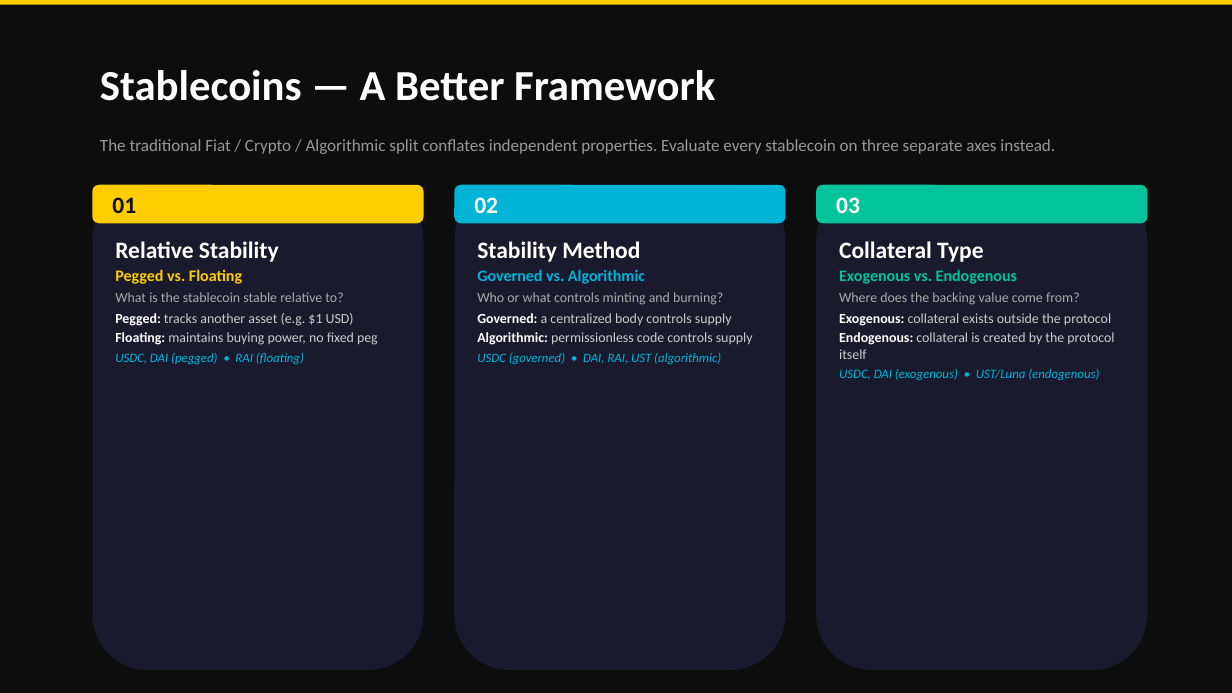
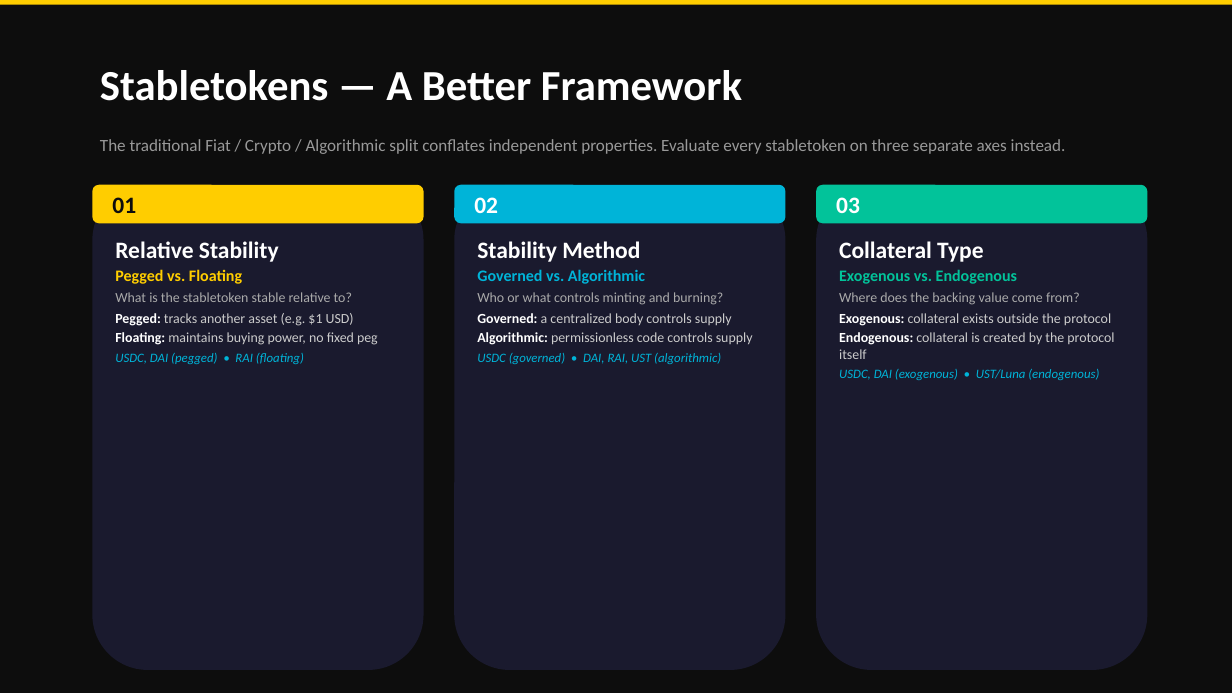
Before and after one commit to ulas96/movement-stabletoken, a slide deck: slide 11 of docs/presentations/SmartContracts_DeFi_Movement.pptx. Drawn at 1232x693 pixels with LibreOffice and Linux fonts; fonts in the diff are those of the drawing. Boxes give left, top, right and bottom in pixels: in the first picture for what was removed or moved away, otherwise in the second. Text is boxed around its words. In the diff, an @@ line names an element or a change of style, - is before the commit and + after.

Commit message:
defi presentation update
stablecoin term updated to stabletoken

```diff
--- a/docs/presentations/SmartContracts_DeFi_Movement.pptx
+++ b/docs/presentations/SmartContracts_DeFi_Movement.pptx
@@ text at box(100, 70, 742, 101): text changed @@
-Stablecoins — A Better Framework
+Stabletokens — A Better Framework
@@ text at box(100, 139, 1066, 154): text changed @@
-The traditional Fiat / Crypto / Algorithmic split conflates independent properties. Evaluate every stablecoin on three separate axes instead.
+The traditional Fiat / Crypto / Algorithmic split conflates independent properties. Evaluate every stabletoken on three separate axes instead.
@@ text at box(115, 292, 352, 302): text changed @@
-What is the stablecoin stable relative to?
+What is the stabletoken stable relative to?
```
Also in this commit, not shown: 5 other slides changed, 2 other files.
